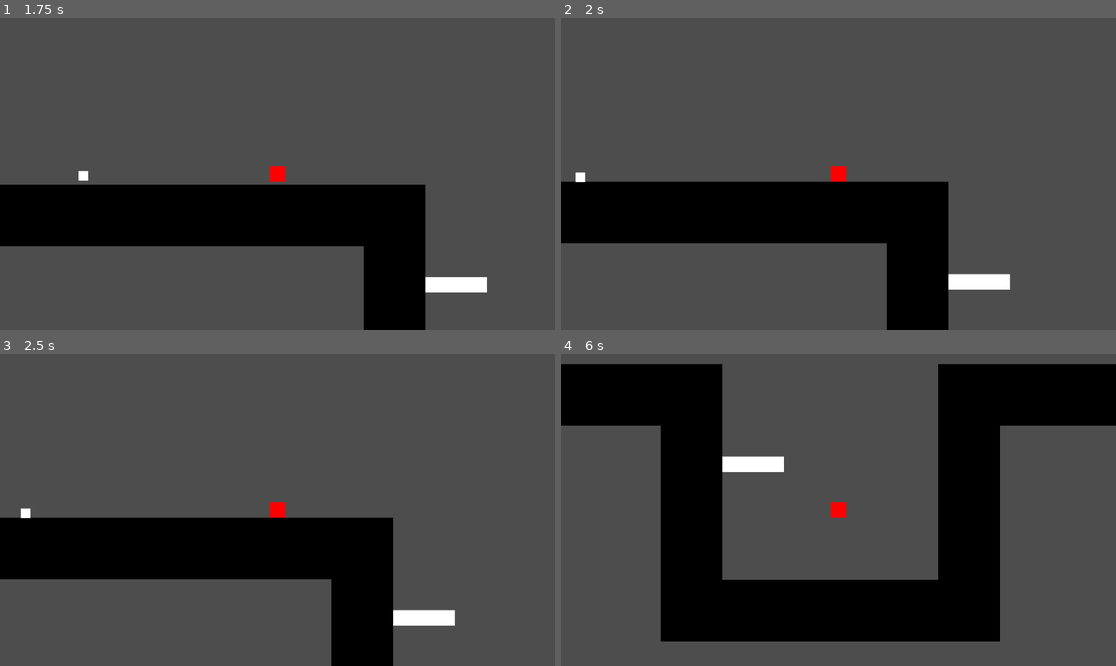
Above: before the commit, frames 1-4 (two rows, left to right).
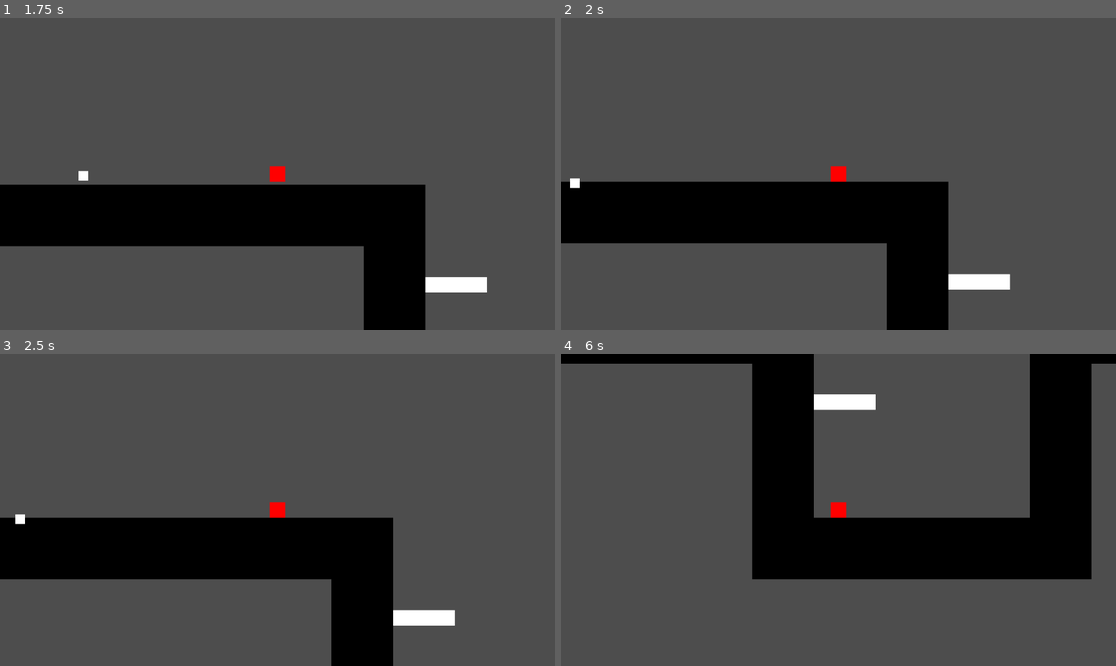
Above: after the commit, the same moments.

Repository: Lukko-Digital/upwell
Game: Godot game, scene res://src/main.tscn
The game is run twice, just before and just after one commit, with the same random seed, the same clock (stepped at 60 frames per second) and the same inputs.
Inputs (mouse positions are in pixels of both pictures, inside the frame that each line leads up to):
- Up to frame 1 (1.75 s): tap Enter at 0.5 s; move the mouse to (399, 158) at 0.52 s; hold Right mouse button (attract) 0.53-1.28 s; hold D (right) from 0.53 s (still down); tap Space (jump) at 0.77, 1.52 s; tap E (recall) at 0.8, 1.35 s; move the mouse to (166, 189) at 1.27 s; click (166, 189) at 1.55 s
- Up to frame 2 (2 s): keep holding D (right)
- Up to frame 3 (2.5 s): move the mouse to (333, 441) at 2.02 s; release D (right) at 2.03 s; press the mouse at (333, 441) at 2.03 s; hold A (left) from 2.03 s (still down); right-click (333, 441) at 2.3 s
- Up to frame 4 (6 s): move the mouse to (810, 572) at 2.77 s; release A (left) at 2.78 s; release the mouse at (810, 572) at 2.78 s; hold D (right) 2.78-4.28 s; right-click (810, 572) at 2.85 s; tap Space (jump) at 3.02, 3.77, 4.52 s; tap E (recall) at 3.05, 5.3, 5.85 s; move the mouse to (1005, 556) at 3.52 s; hold E (recall) 3.53-4.28 s; click (1005, 556) at 3.8 s; move the mouse to (672, 463) at 4.27 s; hold A (left) 4.28-5.03 s; click (672, 463) at 4.35 s; right-click (672, 463) at 4.55 s; move the mouse to (866, 510) at 5.02 s; hold D (right) 5.03-5.78 s; hold Right mouse button (attract) 5.03-5.78 s; move the mouse to (755, 432) at 5.77 s; hold A (left) from 5.78 s (still down)

Frame 1 is identical in both runs. In frame 2, 0.1% of the frame differs, in the area x 1-5%, y 49-55%; in frame 3, 0.1%; in frame 4, 52%, in the area x 0-100%, y 0-93%.

Commit message:
add recall boost

Diff:
--- a/src/drill_bit.tscn
+++ b/src/drill_bit.tscn
@@ -13,6 +13,7 @@
 
 [node name="DrillBit" type="RigidBody2D"]
 collision_layer = 4
+collision_mask = 0
 freeze_mode = 1
 script = ExtResource("1_586he")
 
--- a/src/player.gd
+++ b/src/player.gd
@@ -12,7 +12,8 @@
 	ATTRACT_SPEED = 400.0,
 	REPEL_SPEED = 400.0,
 	RECALL_SPEED = 8.0,
-	ACCEL = 0.1
+	ACCEL = 0.1,
+	RECALL_BOOST = 400
 }
 
 @onready var drill_scene = preload ("res://src/drill_bit.tscn")
@@ -20,13 +21,15 @@
 
 var gravity = ProjectSettings.get_setting("physics/2d/default_gravity")
 var drill: RigidBody2D = null
+var recalling: bool = false
+var recall_dir: Vector2
 
 func _physics_process(delta):
 	var repelling = repel()
 	var attracting = attract()
 	handle_gravity(delta, attracting, repelling)
 	handle_movement(delta)
-	# handle_recall()
+	handle_recall()
 	move_and_slide()
 
 func handle_gravity(delta, attracting, repelling):
@@ -40,7 +43,7 @@
 		if Input.is_action_just_pressed("repel"):
 			shoot()
 		return false
-	if Input.is_action_pressed("repel") and not pickup_area.get_overlapping_areas().is_empty():
+	if Input.is_action_pressed("repel") and not pickup_area.get_overlapping_areas().is_empty() and not recalling:
 		var vec_to_drill = (drill.global_position - global_position).normalized()
 		velocity = velocity.lerp( - vec_to_drill * DRILL.ATTRACT_SPEED, DRILL.ACCEL)
 		return true
@@ -56,26 +59,33 @@
 func attract() -> bool:
 	if not drill:
 		return false
-	if Input.is_action_pressed("attract") and not pickup_area.get_overlapping_areas().is_empty():
+	if Input.is_action_pressed("attract") and not pickup_area.get_overlapping_areas().is_empty() and not recalling:
 		var vec_to_drill = (drill.global_position - global_position).normalized()
 		velocity = velocity.lerp(vec_to_drill * DRILL.ATTRACT_SPEED, DRILL.ACCEL)
 		return true
 	return false
 
-# func handle_recall():
-# 	if not drill:
-# 		return
-# 	if Input.is_action_pressed("recall"):
-# 		drill.freeze = false
-# 		drill.gravity_scale = 0
-# 		var vec_to_drill = (drill.global_position - global_position)
-# 		print(clamp(vec_to_drill.length() * DRILL.RECALL_SPEED, 300, INF))
-# 		drill.set_axis_velocity( - vec_to_drill.normalized() * clamp(vec_to_drill.length() * DRILL.RECALL_SPEED, 300, INF))
+func begin_recall():
+	if drill:
+		drill.freeze = true
+		drill.gravity_scale = 0
+		recalling = true
+		recall_dir = (drill.global_position - global_position).normalized()
 
-# 		if drill in pickup_area.get_overlapping_bodies():
-# 			# "reattach" drill bit to player
-# 			drill.queue_free()
-# 			drill = null
+func handle_recall():
+	if not recalling:
+		return
+
+	drill.global_position = drill.global_position.move_toward(global_position, 12.0)
+	# var vec_to_drill = (drill.global_position - global_position)
+	# drill.set_axis_velocity( - vec_to_drill.normalized() * clamp(vec_to_drill.length() * DRILL.RECALL_SPEED, 0, INF))
+	if drill in pickup_area.get_overlapping_bodies():
+		velocity = -recall_dir.normalized() * DRILL.RECALL_BOOST
+
+		# "reattach" drill bit to player
+		drill.queue_free()
+		drill = null
+		recalling = false
 
 func handle_movement(delta):
 	# friction
@@ -97,6 +107,4 @@
 	if event.is_action_pressed("jump"):
 		jump()
 	if event.is_action_pressed("recall"):
-		if drill:
-			drill.queue_free()
-			drill = null
+		begin_recall()
